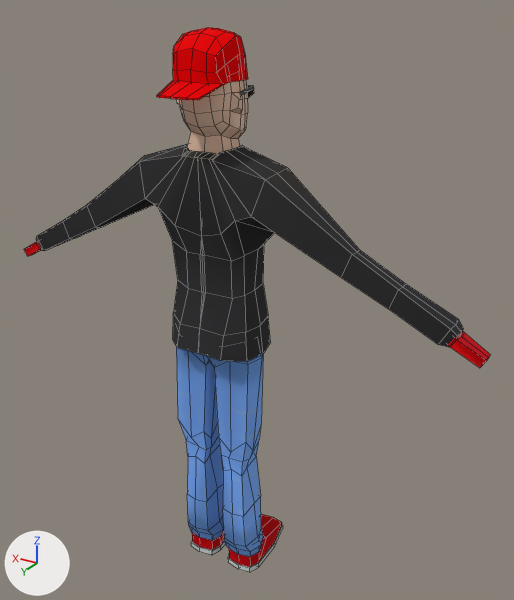
A saved change to the Blender file blender/character_model_sitting.blend.
Both versions are drawn from a 50 mm camera at (-1.048, 1.551, 1.721) aimed at (-0.096, -0.035, 0.928). The axes (+X, +Y, +Z) are drawn at lower left. The lights are the same throughout. Mesh edges are drawn as thin lines.

The older version as bpy lines, for what is in view:
```python
me_cube_003 = bpy.data.meshes.new('Cube.003')
me_cube_003.from_pydata(...)  # 736 vertices, 644 faces; spans x -0.76..0.76, y -0.19..0.17, z 0.0..1.65
me_cube_003.polygons.foreach_set('use_smooth', [True] * 644)
# faces by material slot: [452, 114, 16, 62]
me_cube_003.materials.append(mat_material_002)  # picture img_character_model_untitled_png
me_cube_003.materials.append(mat_skin)  # beige #e7c1a7
me_cube_003.materials.append(mat_glasses)  # black #141414
me_cube_003.materials.append(mat_cap)  # red #e70003
ob_cube_001 = bpy.data.objects.new('Cube.001', me_cube_003)
ob_cube_001.location = (0.0, 0.0, 0.0)
ob_cube_001.rotation_euler = (-0.0155, 0.0, 0.0)  # degrees (-0.9, 0, 0)
```
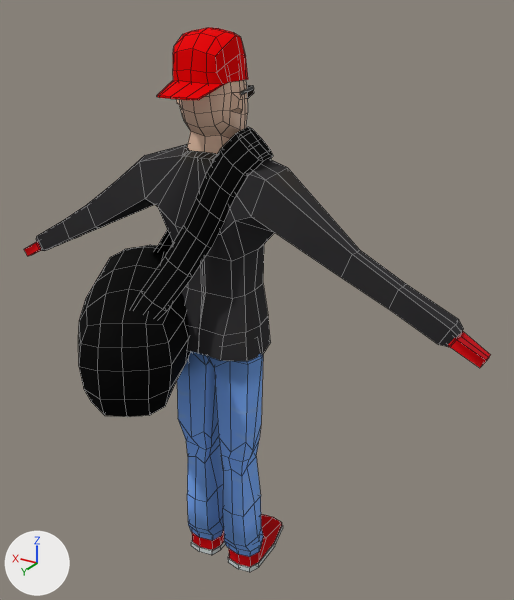
The change, as JSON lines over the scene's bpy script:
```json
{"op": "add", "block": "mat_duffel", "code": ["mat_duffel = principled_material('duffel')", "mat_duffel.base_color = (0.0031, 0.0031, 0.0031)  # black #0a0a0a", "mat_duffel.roughness = 0.854", "mat_duffel.specular_ior_level = 0.0521"]}
{"block": "me_cube_003", "where": "# used by ob_cube_001; location = (0.0, 0.0, 0.0); rotation_euler = (-0.0155, 0.0, 0.0), in degrees (-0.9, 0, 0)"}
{"op": "remove", "block": "me_cube_003", "code": "me_cube_003.from_pydata(...)  # 736 vertices, 644 faces; spans x -0.76..0.76, y -0.19..0.17, z 0.0..1.65"}
{"op": "add", "block": "me_cube_003", "code": "me_cube_003.from_pydata(...)  # 972 vertices, 876 faces; spans x -0.76..0.76, y -0.26..0.39, z 0.0..1.65"}
{"block": "me_cube_003", "change": "me_cube_003 part 1: a new loose piece of 138 vertices spanning x -0.17..0.37, y -0.19..0.29, z 0.9..1.42, in mat_duffel (black #0a0a0a)"}
{"block": "me_cube_003", "change": "me_cube_003 part 2: a new loose piece of 98 vertices spanning x -0.02..0.5, y -0.26..0.39, z 0.68..1.01, in mat_duffel (black #0a0a0a)"}
{"op": "add", "block": "me_cube_003", "code": "me_cube_003.materials.append(mat_duffel)  # black #0a0a0a"}
```

Changed parts and their boxes (x1, y1, x2, y2) in the pictures (514 x 600 px):
```json
{"part": 1, "of": "me_cube_003", "change": "added", "after": [131, 127, 273, 317], "on screen": "black"}
{"part": 2, "of": "me_cube_003", "change": "added", "after": [78, 245, 191, 417], "on screen": "black"}
```
